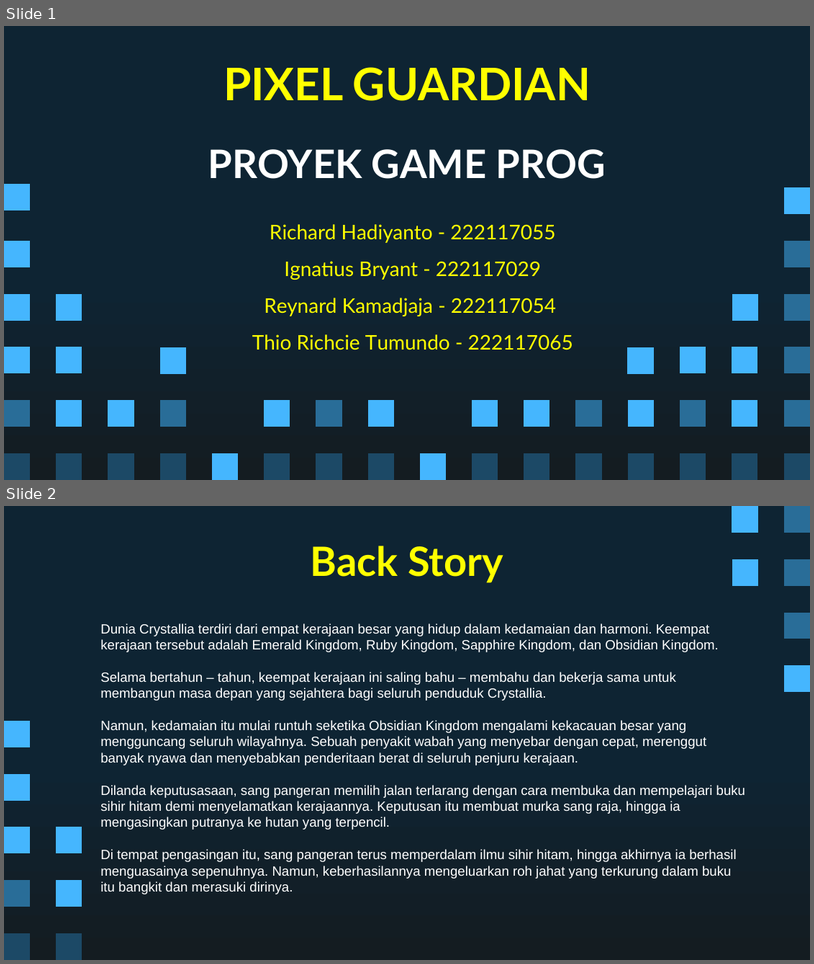
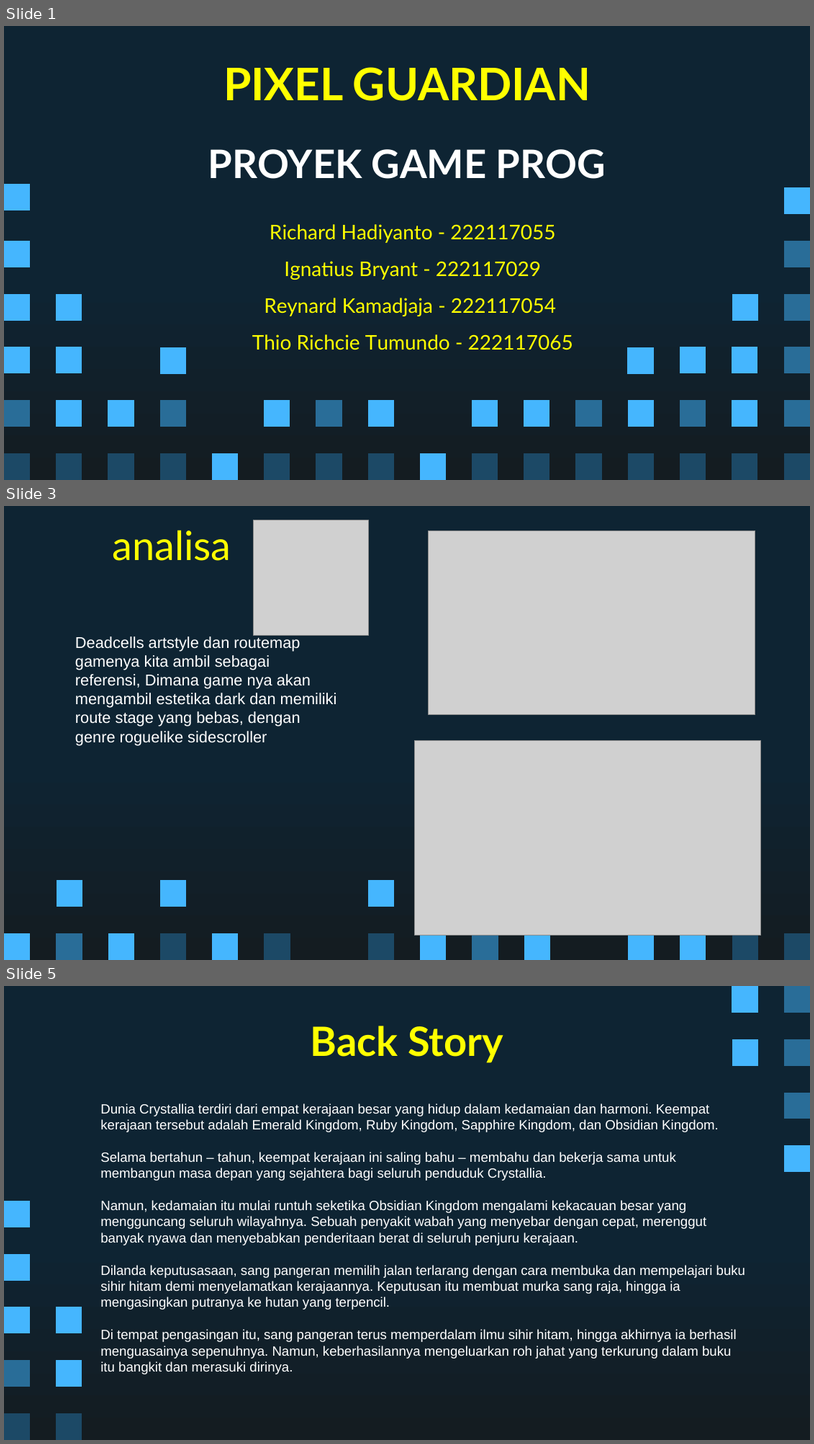
Before and after one commit to Ricardhad/gameProgProject, a slide deck: Super Pixel Vintage Gaming by Slidesgo.pptx. Shown one above the other, each under a label of ours: slides 1 and 2 before the commit, slides 1, 3 and 5 after it; the slides between them are not shown. The pictures are 814x964 and 814x1444 pixels, drawn with LibreOffice and Linux fonts; fonts in the diff are those of the drawing; grey boxes stand for pictures. Boxes give left, top, right and bottom in pixels: in the first picture for what was removed or moved away, otherwise in the second. Text is boxed around its words. In the diff, an @@ line names an element or a change of style, - is before the commit and + after.

Commit message:
ppt update

```diff
--- a/Super Pixel Vintage Gaming by Slidesgo.pptx
+++ b/Super Pixel Vintage Gaming by Slidesgo.pptx
@@ slide 3 added at (4, 506, 810, 960), background gradient #0E2433 to #141C21 @@
@@ picture added at (253, 520, 368, 635) @@
@@ text added at (112, 530, 232, 561), 36 pt, text #FFFF00 @@
+analisa
@@ picture added at (428, 530, 756, 714) @@
@@ text added at (75, 636, 337, 745), 14 pt, text #FFFFFF @@
+Deadcells artstyle dan routemap gamenya kita ambil sebagai referensi, Dimana game nya akan mengambil estetika dark dan memiliki route stage yang bebas, dengan genre roguelike sidescroller
@@ picture added at (415, 740, 762, 935) @@
@@ freeform shape added at (57, 880, 82, 907), fill #45B6FE @@
@@ freeform shape added at (160, 880, 186, 907), fill #45B6FE @@
@@ freeform shape added at (368, 880, 394, 907), fill #45B6FE @@
@@ freeform shape added at (4, 934, 30, 960), fill #45B6FE @@
@@ freeform shape added at (57, 934, 82, 960), fill #296D98 @@
@@ freeform shape added at (108, 932, 134, 959), fill #45B6FE @@
@@ freeform shape added at (160, 934, 186, 960), fill #1C4966 @@
@@ freeform shape added at (212, 932, 238, 959), fill #45B6FE @@
@@ freeform shape added at (265, 934, 291, 960), fill #1C4966 @@
@@ freeform shape added at (368, 932, 394, 959), fill #1C4966 @@
@@ freeform shape added at (420, 932, 446, 959), fill #45B6FE @@
@@ freeform shape added at (473, 932, 499, 959), fill #296D98 @@
@@ freeform shape added at (524, 934, 550, 960), fill #45B6FE @@
@@ freeform shape added at (628, 932, 654, 959), fill #45B6FE @@
@@ freeform shape added at (681, 934, 707, 960), fill #45B6FE @@
@@ freeform shape added at (732, 934, 758, 960), fill #1C4966 @@
@@ freeform shape added at (784, 934, 810, 960), fill #1C4966 @@
@@ what was slide 2 is now slide 5 @@
```
Also in this commit, not shown: 3 other slides added.
